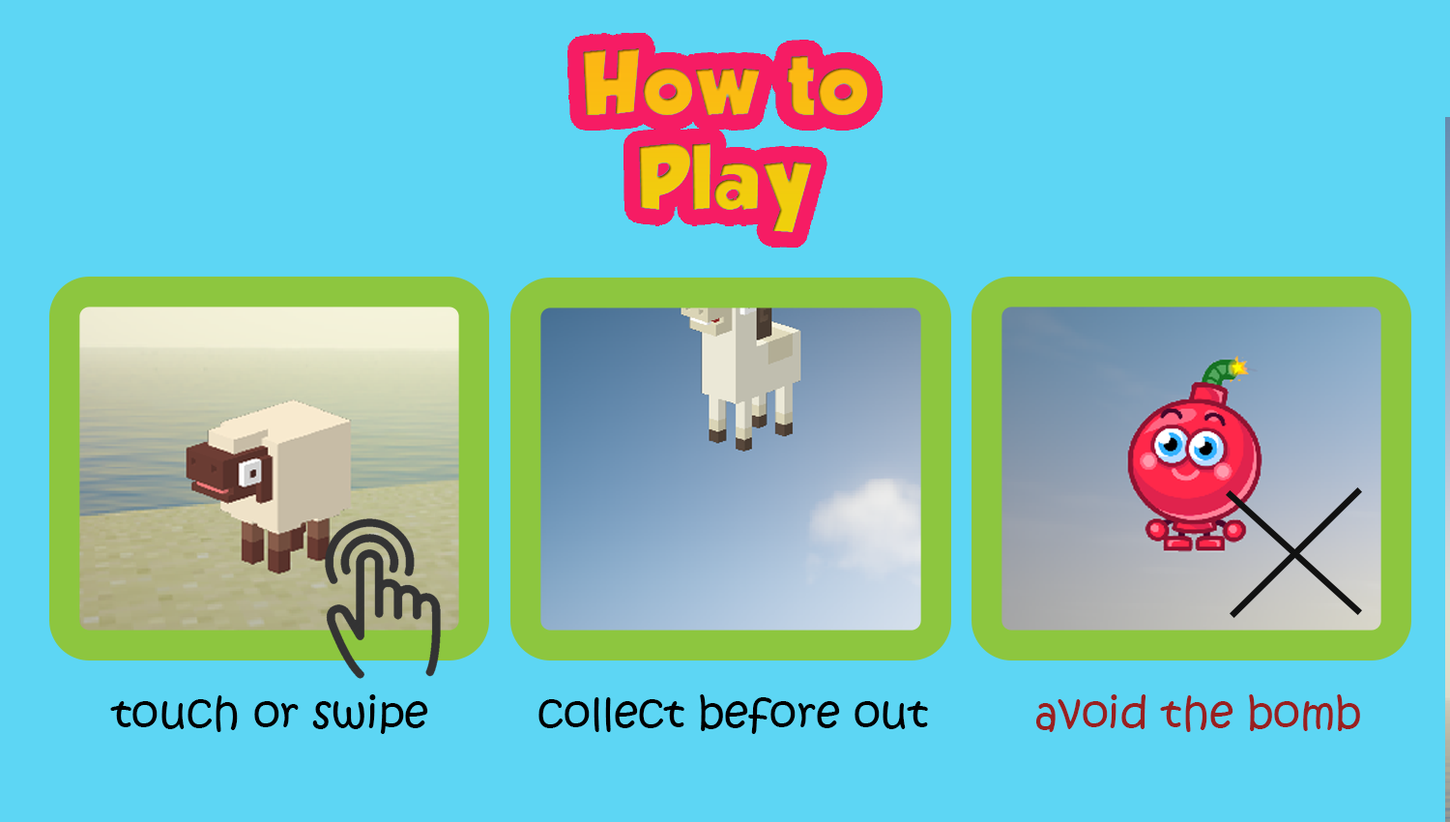
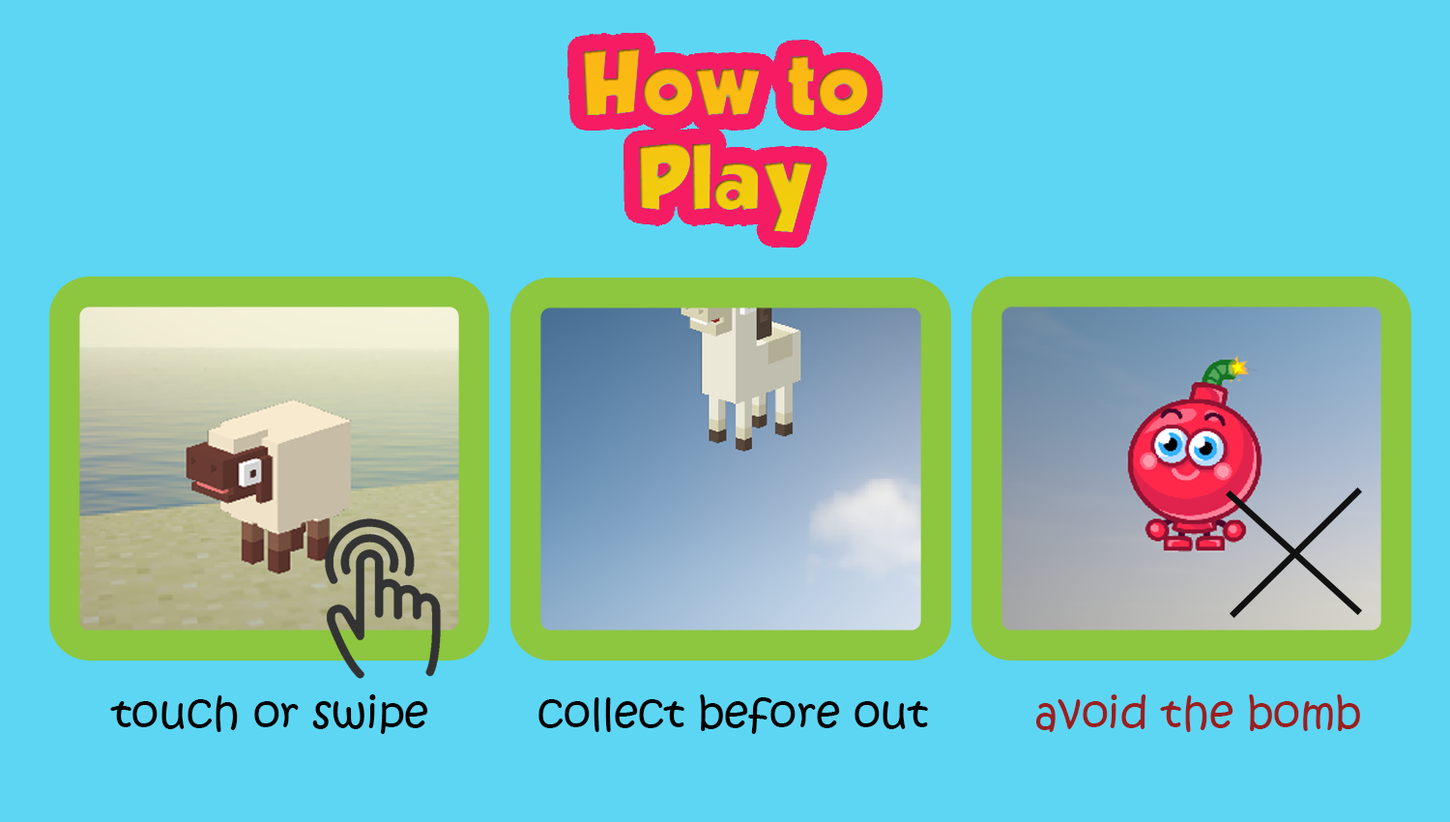
Before/after of a 1450 × 822 layered artwork. What changed in the layer stack:
painted on "Layer 5" over [1445, 116, 1450, 822]
